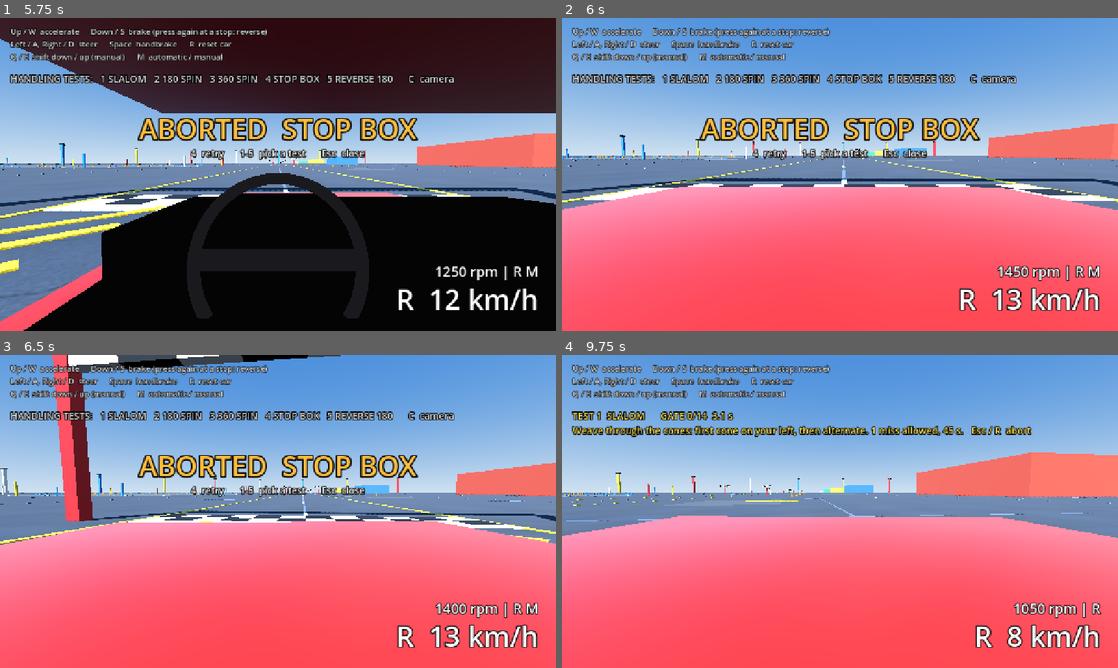
Above: before the commit, frames 1-4 (two rows, left to right).
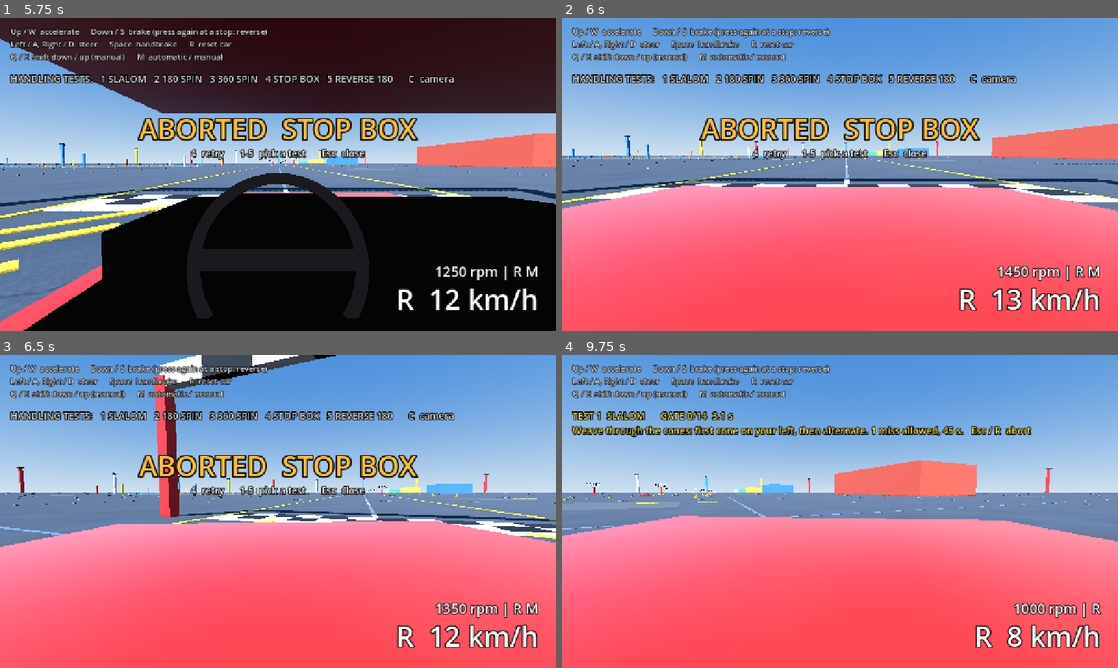
Above: after the commit, the same moments.

Repository: kokosro/factory-driver
Game: Godot game, scene res://scenes/main.tscn
Two runs of this game, one before a commit and one after it. Both use one fixed random seed, a clock stepped at 60 frames per second and the inputs below.
Inputs:
- Up to frame 1 (5.75 s): tap Enter at 0.5 s; hold Right (steer_right) 0.53-1.28 s; tap C (camera_cycle) at 0.6 s; tap R (reset_car) at 1.25, 2, 2.75, 3.5, 5 s; hold Down (brake) 1.28-2.03 s; tap 1 (test_1) at 1.35 s; hold Right (steer_right) 2.03-2.78 s; tap 2 (test_2) at 2.1 s; hold Up (accelerate) 2.78-3.53 s; tap 3 (test_3) at 2.85 s; hold Left (steer_left) 3.53-5.03 s; tap 4 (test_4) at 3.6 s; tap 5 (test_5) at 4.35 s; hold Down (brake) from 5.03 s (still down); tap M (toggle_gearbox) at 5.1 s
- Up to frame 2 (6 s): release Down (brake) at 5.78 s; hold Right (steer_right) from 5.78 s (still down); tap C (camera_cycle) at 5.85 s
- Up to frame 3 (6.5 s): keep holding Right (steer_right)
- Up to frame 4 (9.75 s): release Right (steer_right) at 6.53 s; hold Up (accelerate) 6.53-7.28 s; tap one key every 0.75 s from 6.6 s: 1 (test_1) 2 (test_2) 3 (test_3) 4 (test_4) 5 (test_5); hold Right (steer_right) 7.28-8.03 s; hold Down (brake) 8.03-8.78 s; hold Left (steer_left) 8.78-9.53 s; hold Up (accelerate) from 9.53 s (still down)

Frame 1 is identical in both runs. In frame 2, 1.6% of the frame differs, in the area x 0-100%, y 33-62%; in frame 3, 12%, in the area x 0-100%, y 0-94%; in frame 4, 6.7%.

Commit message:
Handling tests: SPIN_180 and STOP_BOX data retuned for the force-based car; steering lock works the right way round rolling backwards
- SPIN_180: no feint (the tyres bend the path themselves now), lock held to
  155 degrees, 0.5 s to line up before braking. Ends 8 degrees off.
- STOP_BOX: brake distance 30.6 -> 36.0 m (brake bias: ~8.7 m/s^2 all in).
- Car: _steering_lock follows the front's travel the right way round while the
  car rolls backwards, so the flick of a J-turn winds on full lock and the
  nose swings round in ~1.5 s (REVERSE_180 had been passing on a wide
  reversing arc). No check or tolerance changed.

Diff:
--- a/scripts/car.gd
+++ b/scripts/car.gd
@@ -748,7 +748,7 @@
 	var front_lateral := cg_lateral_speed - yaw_rate * front_arm
 	var rear_lateral := cg_lateral_speed + yaw_rate * rear_arm
 	var front_travel_angle := atan2(front_lateral, maxf(absf(forward_speed), SLIP_ANGLE_MIN_SPEED))
-	var lock := _steering_lock(steer, front_travel_angle)
+	var lock := _steering_lock(steer * signf(forward_speed), front_travel_angle)
 	# In a slide the assist takes lock held into it off the wheels and lets
 	# them trail into line with the way the front travels, as the caster of a
 	# real front axle does with the wheel let go (see _slide_feed).
@@ -1193,8 +1193,12 @@
 ## at any speed, however sideways the car is. Steering against it (holding
 ## lock into a slide) it is just that slip, measured from the nose. Never more
 ## than MAX_STEER_LOCK, which is what parking-pace corners run into.
-func _steering_lock(steer_amount: float, front_travel_angle: float) -> float:
-	var leading := maxf(-front_travel_angle * signf(steer_amount), 0.0)
+## `steer_direction` is the steering's sign, flipped while the car rolls
+## backwards: there the wheels meet the road the other way round, and the
+## lock that keeps the tyres biting as the nose swings out is more of the
+## same, up to full lock. That is the flick of a J-turn.
+func _steering_lock(steer_direction: float, front_travel_angle: float) -> float:
+	var leading := maxf(-front_travel_angle * signf(steer_direction), 0.0)
 	return minf(MAX_STEER_LOCK, FRONT_PEAK_SLIP_ANGLE * STEER_SLIP_REACH + leading)
 
 
--- a/scripts/handling_tests.gd
+++ b/scripts/handling_tests.gd
@@ -109,18 +109,26 @@
 const SPIN_180_ENTRY_SPEED := 25.0
 const SPIN_360_ENTRY_SPEED := 35.0
 
-## How long the 180's opening feint to the right lasts [s].
-# was 1.0 -> 0.6 - with real mass the feint works as a pendulum: a short one
-# loads the car up and the flick back throws it round; a long one just turns.
-const SPIN_180_FEINT_TIME := 0.6
-
-## How far round the 180 driver lets the car come before centring the steering
-## and braking [degrees]; the rotation it still carries does the rest.
-# was: hold the lock to 150, wait 0.8 s, brake with the accelerate key -> let
-# go at 150 and brake with the brake key - going backwards the held lock now
-# unwinds the spin (the steered wheels trail), and the brake key now brakes
-# whichever way the car rolls, which is what a driver reaches for.
-const SPIN_180_CATCH_DEG := 150.0
+## How far round the 180 driver holds the lock, handbrake on, before centring
+## the steering [degrees] ...
+# was SPIN_180_FEINT_TIME 0.6 s of steering right first, then the flick -> no
+# feint - the feint was there to cancel the sideways drift of a car that spun
+# round a body rotated for it. With the tyres bending the path themselves the
+# flick alone keeps the car on its line (ends 7 degrees past 180); a feint now
+# swings the path and the car settles along it, 25 - 30 degrees off.
+# was 150.0 -> 155.0 - travelling backwards the held lock slows the rotation
+# (the steered wheels trail): held all the way, the spin tops out at ~164
+# degrees and the car drags to a stop at ~142. Let go just short of the top,
+# the rotation is nearly spent and the car lines up along its path from there
+# (150 ends at 193, 157 at 186, 163 at 182).
+const SPIN_180_CATCH_DEG := 155.0
+
+## ... and how long it then lets the car settle, rolling backwards with the
+## locked rears leading like the head of a dart, before it brakes [s].
+# was: brake at once -> wait 0.5 s - braked front tyres (brake bias puts most
+# of the stop on them) have little left to line the car up with; on the brakes
+# at once the rotation ran on to ~220.
+const SPIN_180_SETTLE_TIME := 0.5
 
 ## Reverse 180: reversing speed at which the scripted driver flicks the car
 ## round [m/s], ~41 km/h; reverse gear tops out at 43 ...
@@ -141,9 +149,12 @@
 ## ... and how far before the centre of the box it hits the brakes [m].
 # was 8.4 -> 30.6 - the brakes went from 26 m/s^2 to tyre-limited 9.3: from
 # 25 m/s that is 25^2 / (2 * 9.3) = 33.6 m, less ~3 m that engine braking,
-# drag and rolling resistance take off it. Measured: stops 0.08 m from the
-# centre of the box.
-const STOP_BOX_BRAKE_DISTANCE := 30.6
+# drag and rolling resistance take off it.
+# was 30.6 -> 36.0 - the brake force is now split front / rear (BRAKE_BIAS_FRONT
+# 0.6): the fronts stop at their limit under ABS, the rears stay under theirs,
+# and the stop comes out at ~8.7 m/s^2 all in: 25^2 / (2 * 8.7) = 35.9 m.
+# Measured: stops 0.05 m from the centre of the box.
+const STOP_BOX_BRAKE_DISTANCE := 36.0
 
 var test: Dictionary
 var car: ArcadeCar
@@ -239,13 +250,12 @@
 		"start_heading_deg": 0.0,
 		"steps": [
 			{"when": {}, "press": [&"accelerate"]},
-			# Feint right first: the slide carries the car off to the left, and the
-			# feint cancels that so it ends up facing back down its own line.
-			{"when": {"speed_above": SPIN_180_ENTRY_SPEED}, "press": [&"steer_right"]},
-			{"when": {"after": SPIN_180_FEINT_TIME}, "release": [&"accelerate", &"steer_right"], "press": [&"steer_left", &"handbrake"], "mark": true},
-			# Nearly round and rolling backwards: centre the steering and hit the
-			# brakes. The brake stops the car whichever way it rolls, and holds it.
-			{"when": {"rotation_deg": SPIN_180_CATCH_DEG}, "release": [&"steer_left"], "press": [&"brake"]},
+			{"when": {"speed_above": SPIN_180_ENTRY_SPEED}, "release": [&"accelerate"], "press": [&"steer_left", &"handbrake"], "mark": true},
+			# Round and rolling backwards: centre the steering and let the car line
+			# itself up, then hit the brakes. The brake stops the car whichever way
+			# it rolls, and holds it.
+			{"when": {"rotation_deg": SPIN_180_CATCH_DEG}, "release": [&"steer_left"]},
+			{"when": {"after": SPIN_180_SETTLE_TIME}, "press": [&"brake"]},
 			{"when": {"speed_below": STOPPED_SPEED}},
 		],
 		"settle": 1.5,
